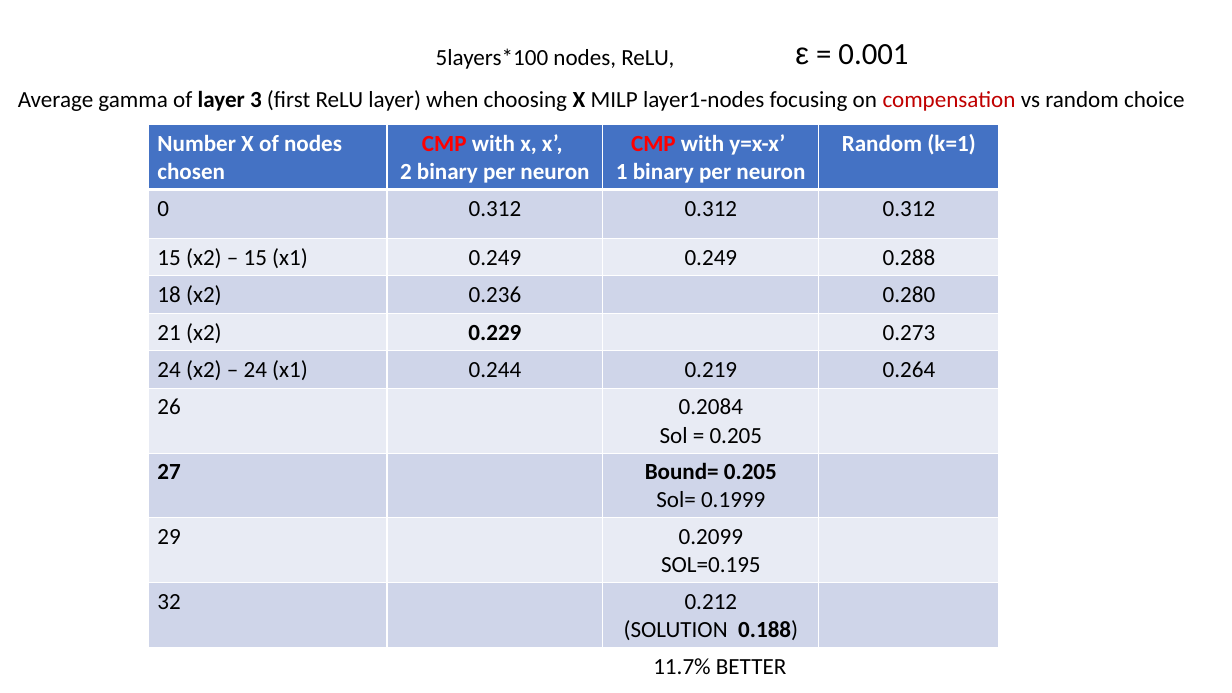
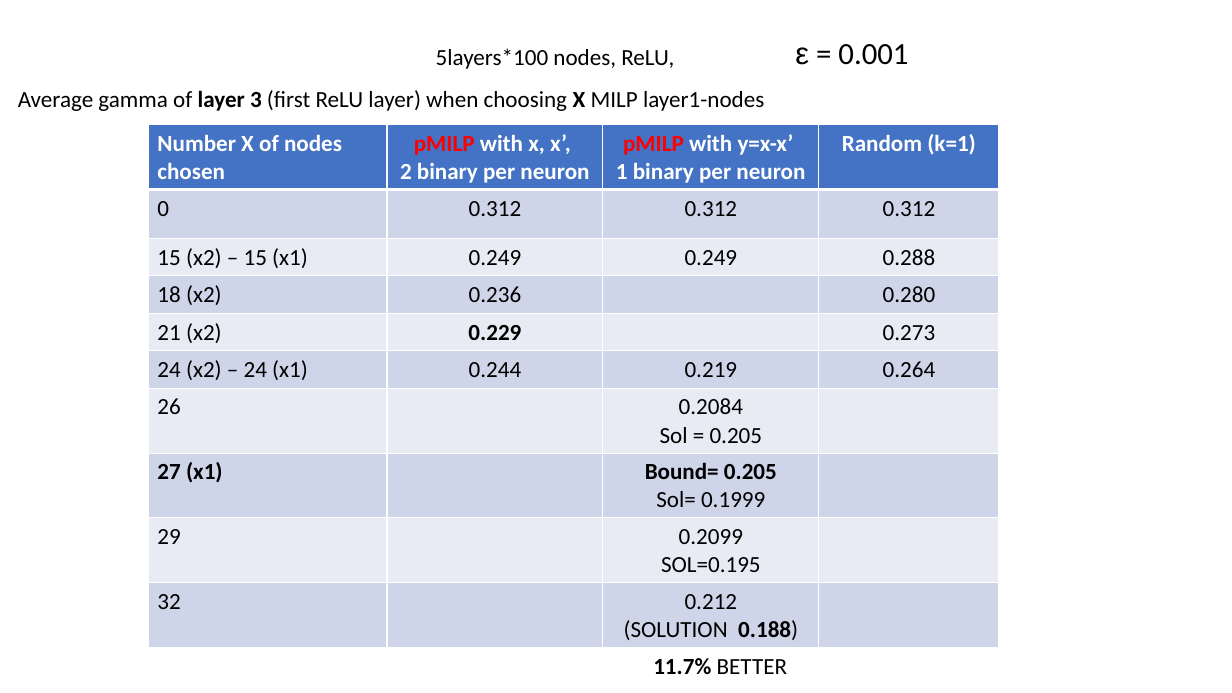
Before and after one commit to blaisegenest/vericompensate, a slide deck: slide 19 of lipschitz/Liptscitz.pptx (slide 13 before the commit). Drawn at 1232x693 pixels with LibreOffice and Linux fonts; fonts in the diff are those of the drawing. Boxes give left, top, right and bottom in pixels: in the first picture for what was removed or moved away, otherwise in the second. Text is boxed around its words. In the diff, an @@ line names an element or a change of style, - is before the commit and + after.

```diff
--- a/lipschitz/Liptscitz.pptx
+++ b/lipschitz/Liptscitz.pptx
@@ text at [18,90,764,111]: text changed @@
-Average gamma of layer 3 (first ReLU layer) when choosing X MILP layer1-nodes focusing on compensation vs random choice
+Average gamma of layer 3 (first ReLU layer) when choosing X MILP layer1-nodes
@@ table at [148,125,999,647] @@
-row 1, column 2: CMP with x, x’, / 2 binary per neuron
+row 1, column 2: pMILP with x, x’, / 2 binary per neuron
-row 1, column 3: CMP with y=x-x’ / 1 binary per neuron
+row 1, column 3: pMILP with y=x-x’ / 1 binary per neuron
-row 8, column 1: 27
+row 8, column 1: 27 (x1)
@@ text "11.7% BETTER" at [653,658,787,674]: bold on in "11.7%" @@
```
Also in this commit, not shown: 11 other slides changed, 6 slides added, 2 other files.
